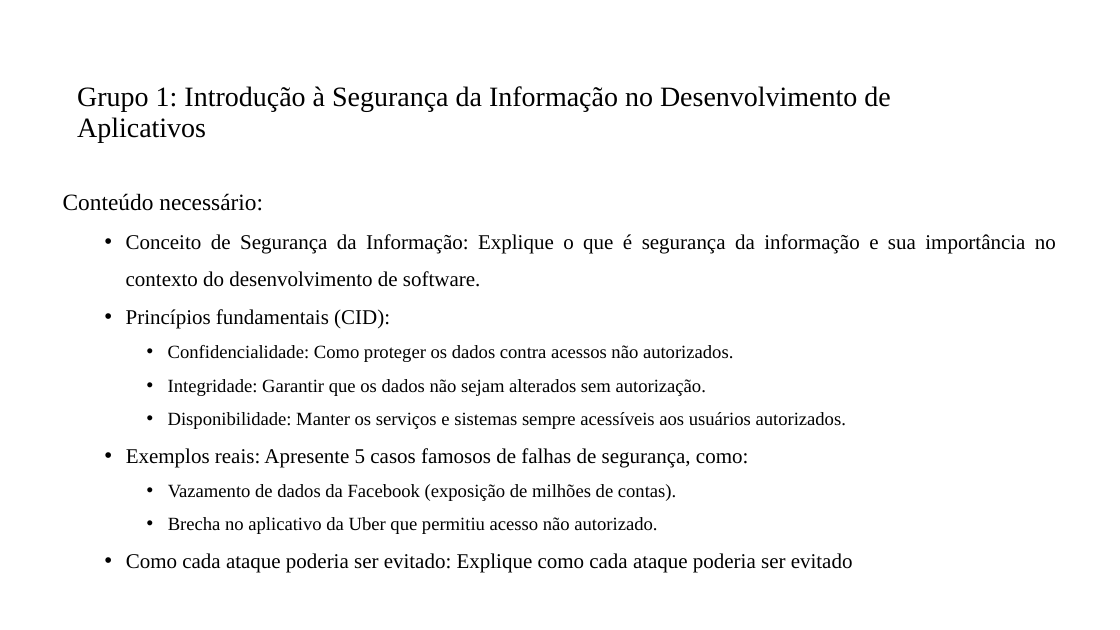
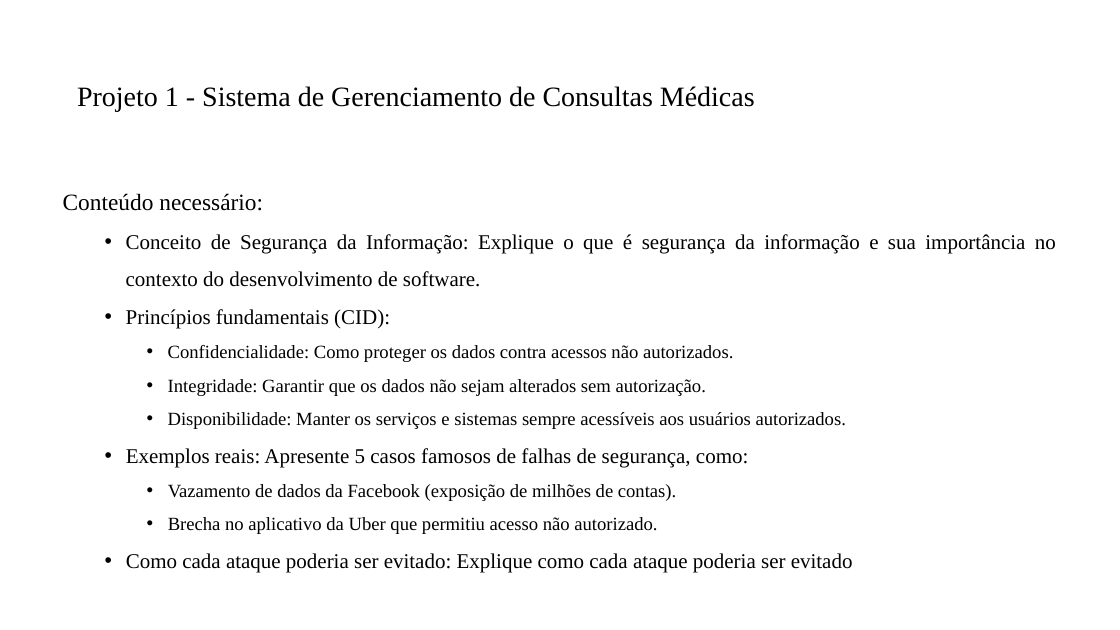
Before and after one commit to PedroMiho/UMC, a slide deck: slide 2 of Projetos de Software/Projeto Final/Pesquisa Trabalho Final.pptx. Drawn at 1120x630 pixels with LibreOffice and Linux fonts; fonts in the diff are those of the drawing; background and template pictures are left out. Boxes give left, top, right and bottom in pixels: in the first picture for what was removed or moved away, otherwise in the second. Text is boxed around its words. In the diff, an @@ line names an element or a change of style, - is before the commit and + after.

```diff
--- a/Projetos de Software/Projeto Final/Pesquisa Trabalho Final.pptx
+++ b/Projetos de Software/Projeto Final/Pesquisa Trabalho Final.pptx
@@ title at (x1=77, y1=86, x2=755, y2=112): text changed @@
-Grupo 1: Introdução à Segurança da Informação no Desenvolvimento de Aplicativos
+Projeto 1 - Sistema de Gerenciamento de Consultas Médicas
```
Also in this commit, not shown: 7 other files.
